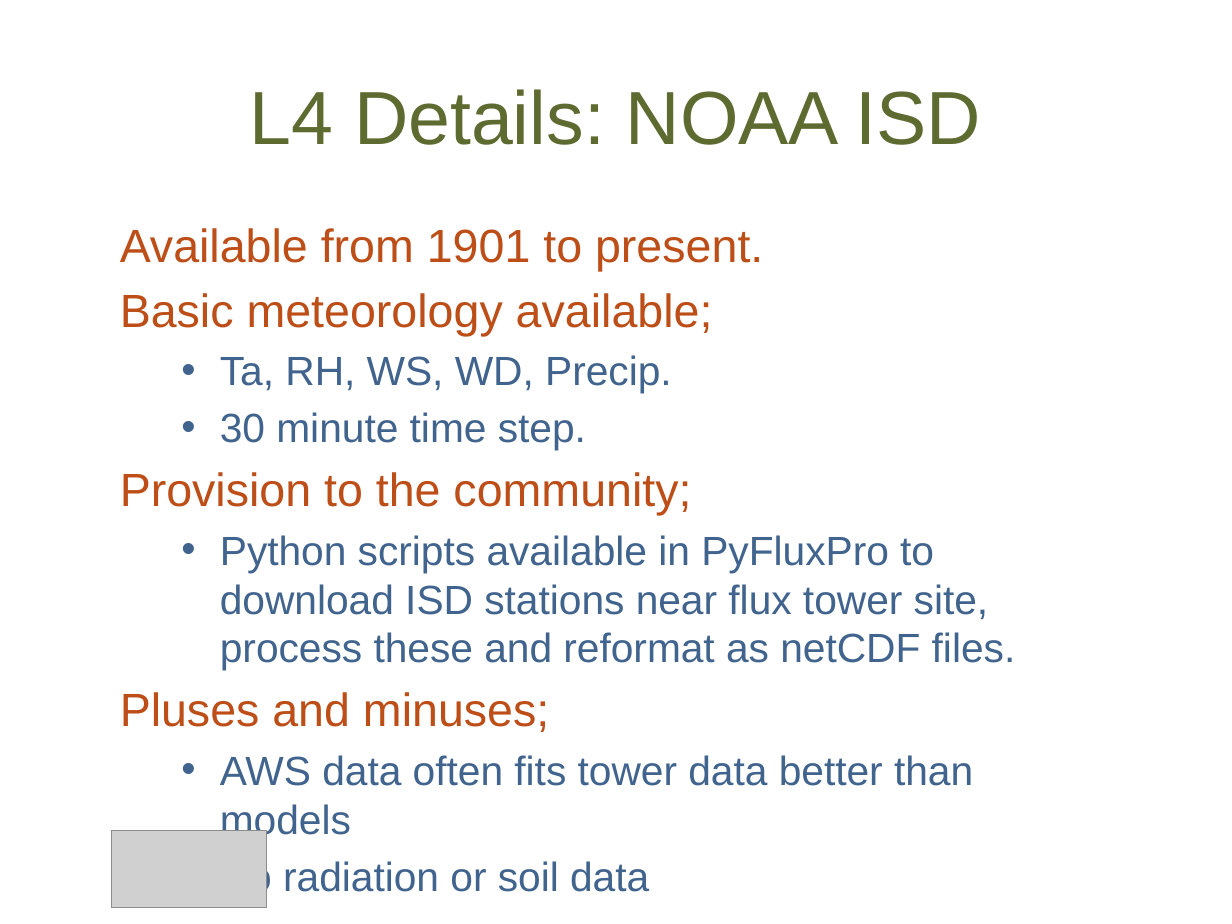
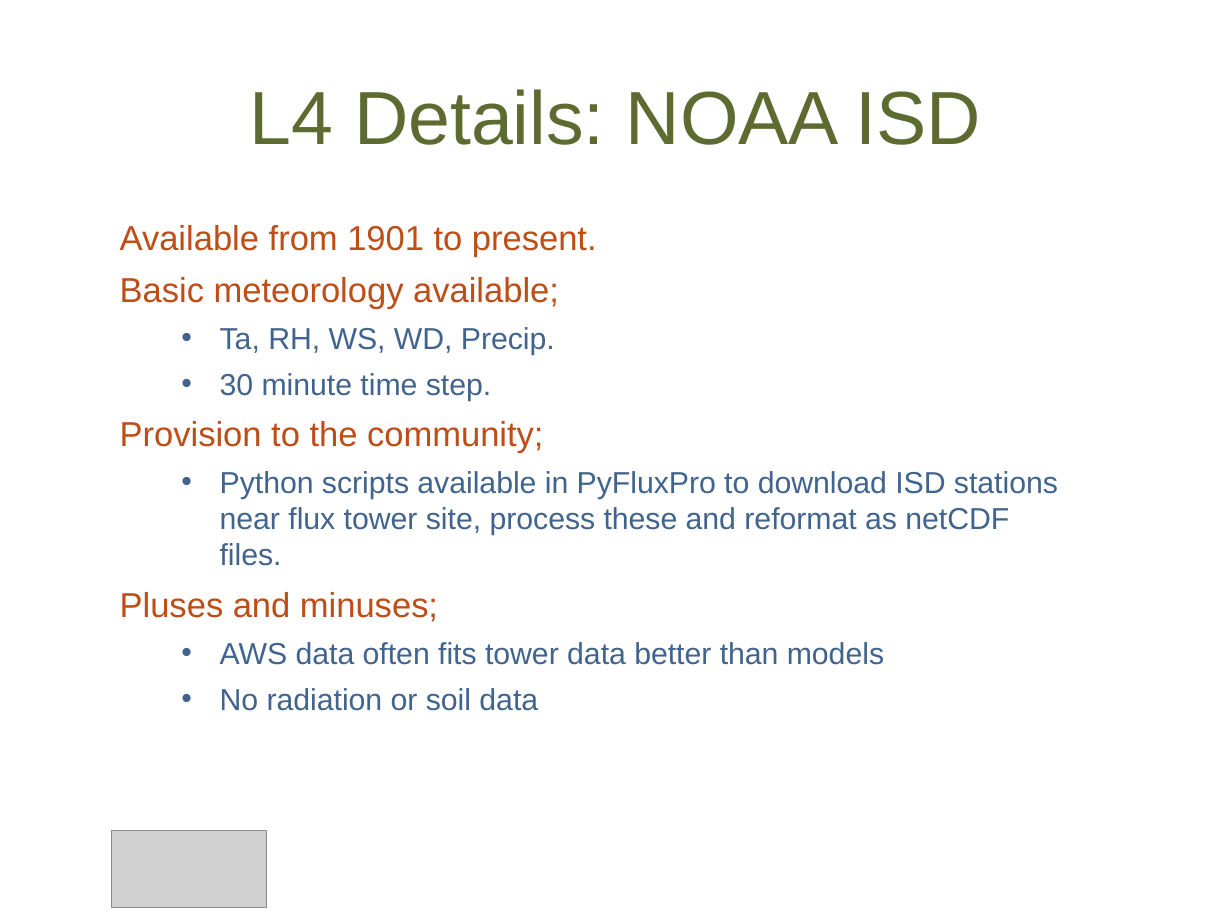
Before and after one commit to OzFlux/PyFluxPro, a slide deck: slide 23 of docs/An_Introduction_to_PyFluxPro.pptx. Drawn at 1232x924 pixels with LibreOffice and Linux fonts; fonts in the diff are those of the drawing; grey boxes stand for pictures; background and template pictures are left out. Boxes give left, top, right and bottom in pixels: in the first picture for what was removed or moved away, otherwise in the second. Text is boxed around its words. In the diff, an @@ line names an element or a change of style, - is before the commit and + after.

```diff
--- a/docs/An_Introduction_to_PyFluxPro.pptx
+++ b/docs/An_Introduction_to_PyFluxPro.pptx
@@ text "Available from 1901 to present." at (120, 225, 1058, 711): size 27.2 to 20.2 pt in "Available from 1901 to present.", "Basic meteorology available;", "Provision to the community;", "Pluses and minuses;"; size 23.8 to 17.6 pt in "Ta, RH, WS, WD, Precip.", "30 minute time step.", "Python scripts available in PyFluxPro to download ...", "AWS data often fits tower data better ..." and 1 more places; indent changed @@
```
Also in this commit, not shown: 23 other slides changed.
